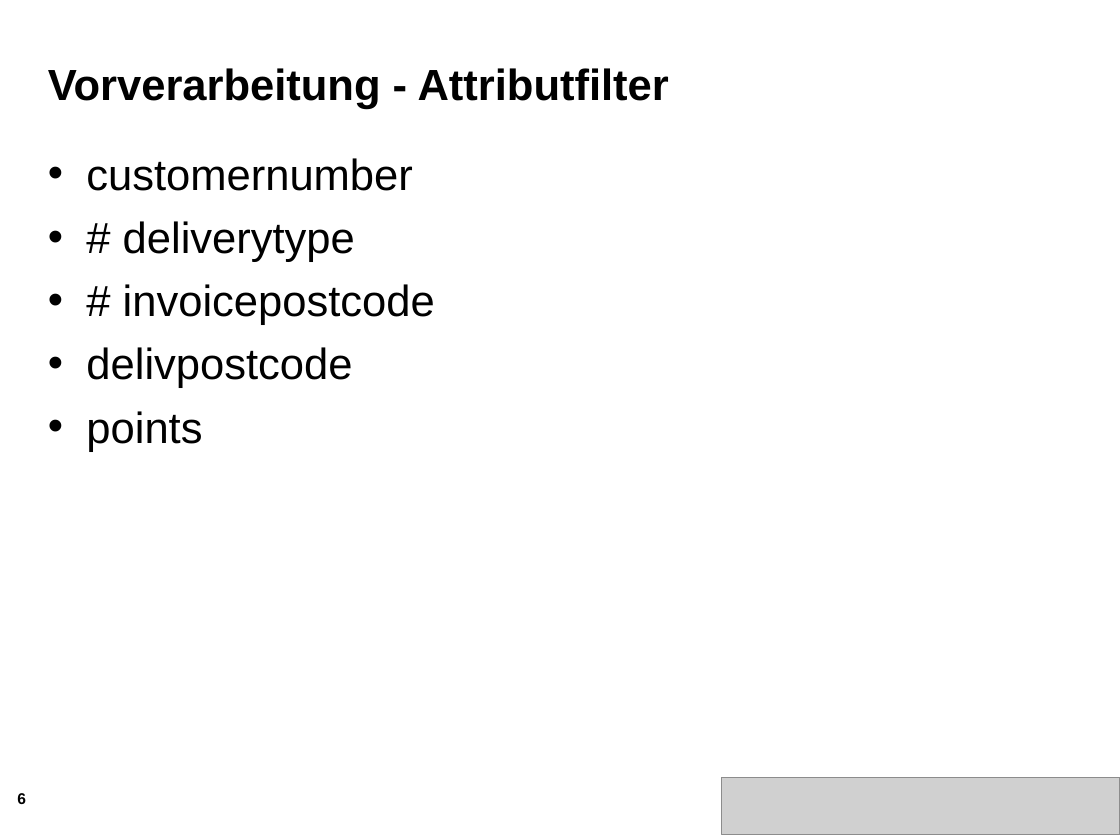
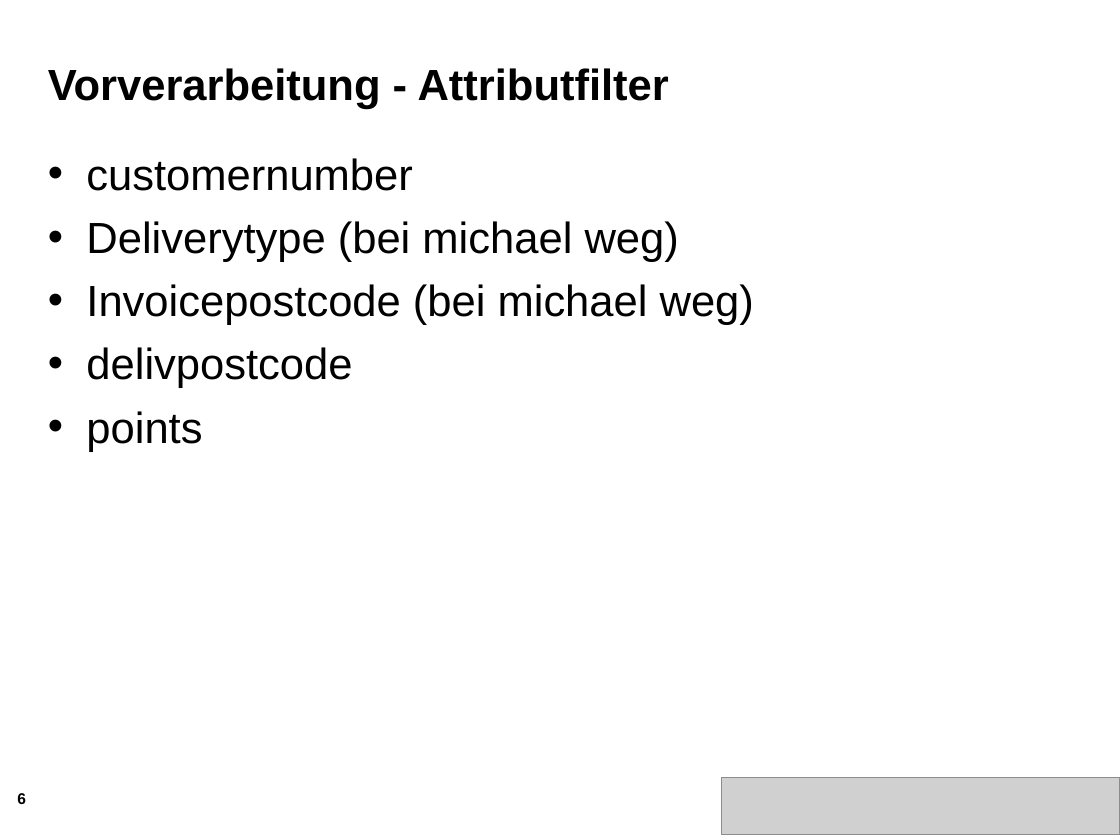
Before and after one commit to majdi14789/dwm10, a slide deck: slide 6 of Zwischenpräsentation/Zwischenstand1.ppt. Drawn at 1120x840 pixels with LibreOffice and Linux fonts; fonts in the diff are those of the drawing; grey boxes stand for pictures; background and template pictures are left out. Boxes give left, top, right and bottom in pixels: in the first picture for what was removed or moved away, otherwise in the second. Text is boxed around its words. In the diff, an @@ line names an element or a change of style, - is before the commit and + after.

```diff
--- a/Zwischenpräsentation/Zwischenstand1.ppt
+++ b/Zwischenpräsentation/Zwischenstand1.ppt
@@ text at bbox=[86, 221, 754, 325]: text changed @@
-• # deliverytype
-• # invoicepostcode
+• Deliverytype (bei michael weg)
+• Invoicepostcode (bei michael weg)
```
Also in this commit, not shown: 7 other slides changed.
